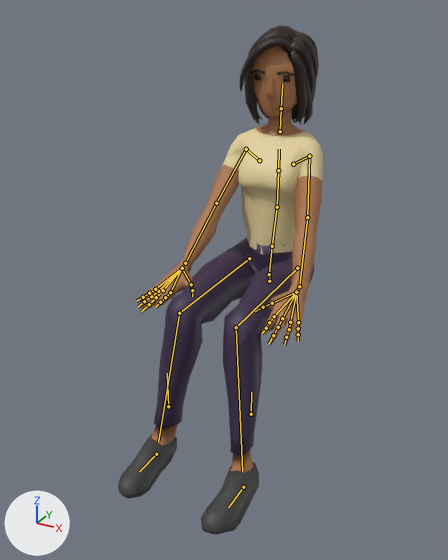
Renders of the glTF model js/models/avatars/club-crowd-f8.glb from each side of a commit.
Before and after are seen from a 50 mm camera at (0.86, -1.853, 1.426) aimed at (-0.021, -0.249, 0.624). Arrows for +X, +Y and +Z are at lower left; the lights stay in place. The first picture is the older version. Both versions are drawn at frame 287 of the action 'Seated_Low_Loop'; the numbers are the values there. The bones that change, and the others that lie on the model, are drawn over the model as lines.

Objects in the first picture: 'Casual_Body'.
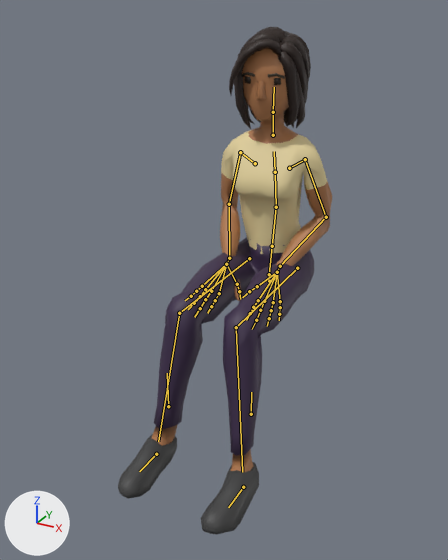
Location of each change, [x1, y1, x2, y2] in pixels of the pictures (448 x 560 px):
'Casual_Body', posed: before [118, 25, 323, 534]; after [118, 27, 332, 534]
bone 'Abdomen', root to tip: before (272, 246) to (277, 207); after (272, 246) to (276, 207)
bone 'Torso', root to tip: before (277, 207) to (278, 170); after (276, 207) to (275, 172)
bone 'Chest', root to tip: before (278, 170) to (279, 149); after (275, 172) to (274, 151)
bone 'Neck', root to tip: before (280, 131) to (281, 108); after (273, 135) to (273, 112)
bone 'Head', root to tip: before (281, 108) to (282, 84); after (273, 112) to (274, 87)
bone 'UpperArm.L', root to tip: before (309, 156) to (307, 217); after (305, 159) to (326, 217)
bone 'LowerArm.L', root to tip: before (307, 217) to (299, 286); after (326, 217) to (280, 266)
bone 'Wrist.L', root to tip: before (299, 286) to (296, 292); after (280, 266) to (277, 272)
bone 'UpperArm.R', root to tip: before (246, 149) to (216, 203); after (240, 152) to (229, 204)
bone 'LowerArm.R', root to tip: before (216, 203) to (185, 263); after (229, 204) to (229, 258)
bone 'Wrist.R', root to tip: before (185, 263) to (182, 268); after (229, 258) to (226, 264)

What the commit changed:
Bone 'Abdomen' (bone_abdomen) turns from (0, 0, 0) to (4, 0, 0) degrees about its own x, y and z.
Bone 'Torso' (bone_torso) turns from (0, 0, 0) to (5, 0, 0) degrees about its own x, y and z.
Bone 'Chest' (bone_chest) turns from (0, 0, 0) to (5, 0, 0) degrees about its own x, y and z.
Bone 'Neck' (bone_neck) turns from (0, 1, 0) to (-6, 1, 0) degrees about its own x, y and z.
Bone 'Head' (bone_head) turns from (-1, 2, -1) to (-8, 2, 0) degrees about its own x, y and z.
Bone 'UpperArm.L' (bone_upperarm_l) turns from (-59, -20, -38) to (-71, -2, 12) degrees about its own x, y and z.
Bone 'LowerArm.L' (bone_lowerarm_l) turns from (-2, 9, 4) to (-53, 31, -94) degrees about its own x, y and z.
Bone 'Wrist.L' (bone_wrist_l) turns from (19, 29, -26) to (21, 25, 19) degrees about its own x, y and z.
Bone 'UpperArm.R' (bone_upperarm_r) turns from (-58, 21, 39) to (-73, 3, -11) degrees about its own x, y and z.
Bone 'LowerArm.R' (bone_lowerarm_r) turns from (-2, -9, -4) to (-52, -32, 92) degrees about its own x, y and z.
Bone 'Wrist.R' (bone_wrist_r) turns from (19, -29, 26) to (20, -26, -19) degrees about its own x, y and z.
